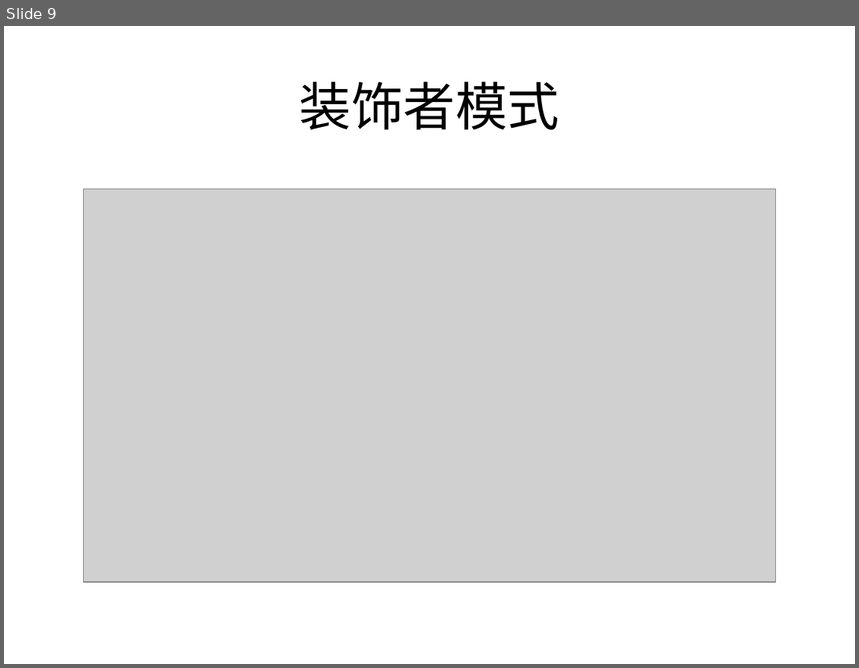
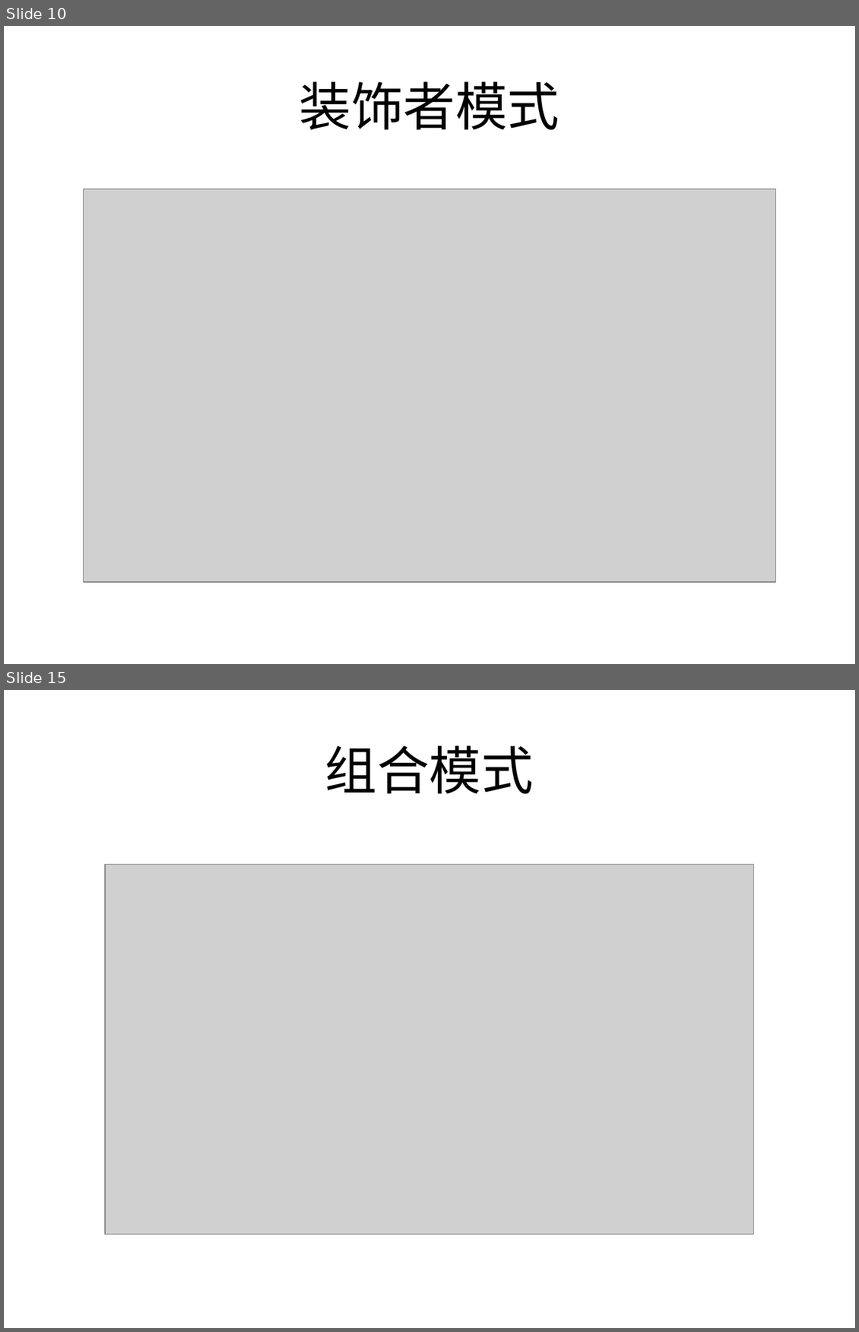
Before and after one commit to baixs2066/design, a slide deck: 设计模式.pptx. Shown one above the other, each under a label of ours: slide 9 before the commit, slides 10 and 15 after it; the slides between them are not shown. The pictures are 859x668 and 859x1332 pixels, drawn with LibreOffice and Linux fonts; fonts in the diff are those of the drawing; grey boxes stand for pictures. Boxes give left, top, right and bottom in pixels: in the first picture for what was removed or moved away, otherwise in the second. Text is boxed around its words. In the diff, an @@ line names an element or a change of style, - is before the commit and + after.

Commit message:
组合模式

```diff
--- a/设计模式.pptx
+++ b/设计模式.pptx
@@ slide 15 added at [4, 690, 855, 1328], background #FFFFFF @@
@@ title added at [325, 745, 534, 794], 44 pt, text #000000 @@
+组合模式
@@ picture added at [105, 865, 754, 1234] @@
@@ what was slide 9 is now slide 10 @@
```
Also in this commit, not shown: 9 other slides added, 8 other files.
